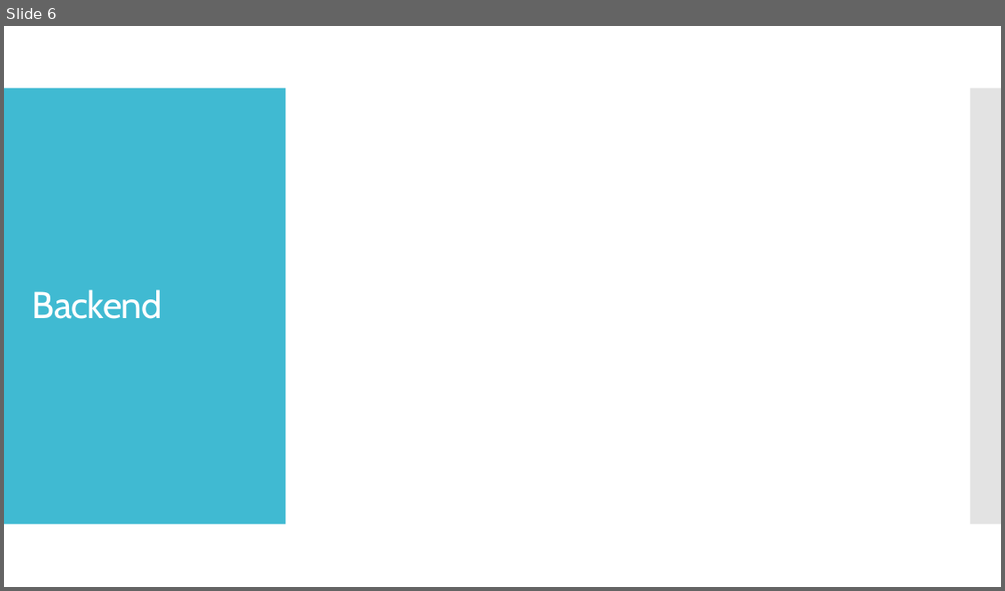
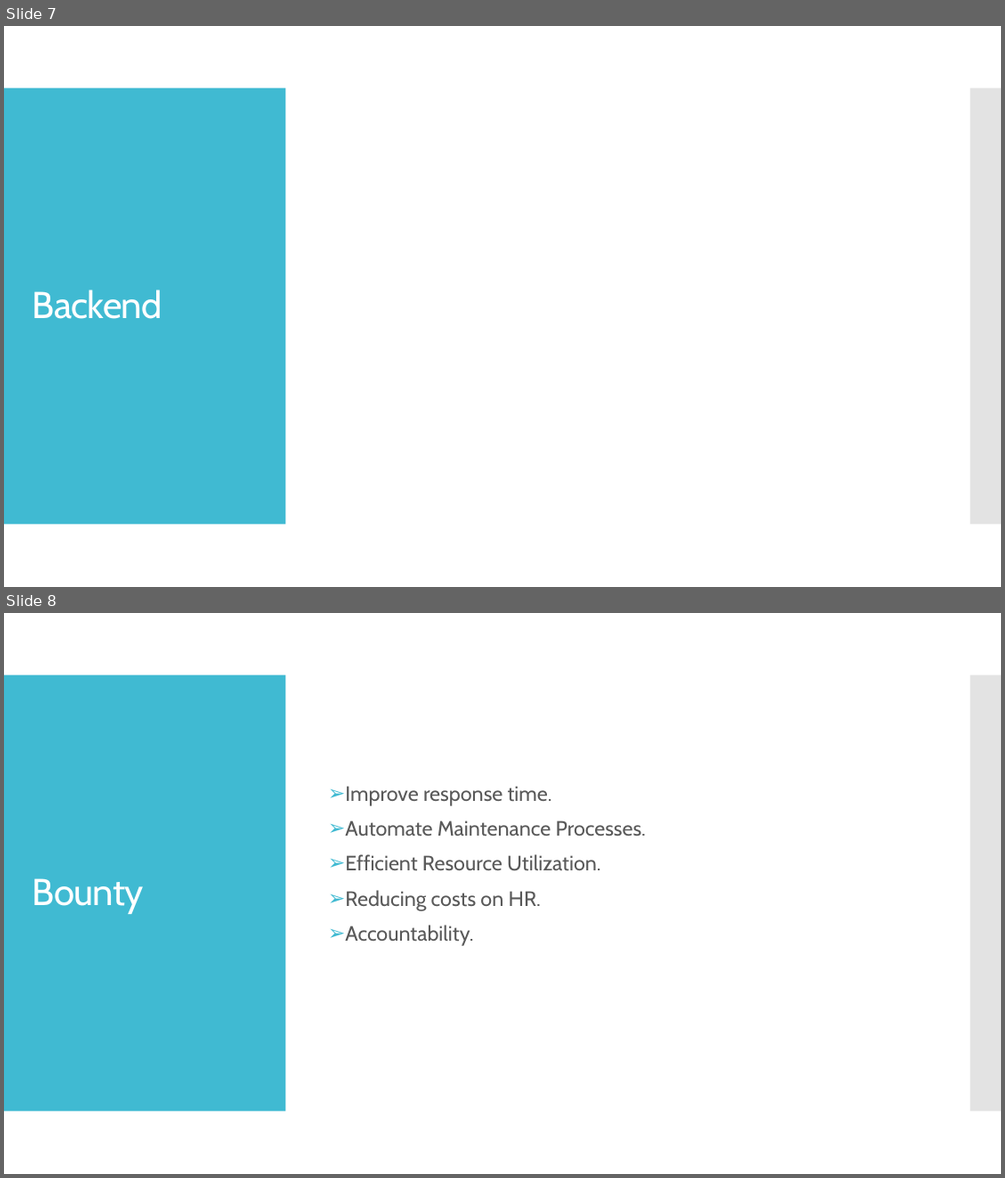
Before and after one commit to k4rriL/ATS, a slide deck: Presentation/Automatic Ticketing System (ATS).pptx. Shown one above the other, each under a label of ours: slide 6 before the commit, slides 7 and 8 after it. The pictures are 1005x591 and 1005x1178 pixels, drawn with LibreOffice and Linux fonts; fonts in the diff are those of the drawing. Boxes give left, top, right and bottom in pixels: in the first picture for what was removed or moved away, otherwise in the second. Text is boxed around its words. In the diff, an @@ line names an element or a change of style, - is before the commit and + after.

```diff
--- a/Presentation/Automatic Ticketing System (ATS).pptx
+++ b/Presentation/Automatic Ticketing System (ATS).pptx
@@ slide 8 added at <box>4,613,1001,1174</box>, background #FFFFFF; not listed: 2 template elements that a slide beside it also shows @@
@@ text added at <box>345,786,646,946</box>, 20 pt, text #595959 @@
+➢ Improve response time.
+➢ Automate Maintenance Processes.
+➢ Efficient Resource Utilization.
+➢ Reducing costs on HR.
+➢ Accountability.
@@ title added at <box>32,878,144,914</box>, 36 pt, text #FFFFFF @@
+Bounty
@@ what was slide 6 is now slide 7 @@
```
Also in this commit, not shown: 2 other slides added, 2 slides removed.
